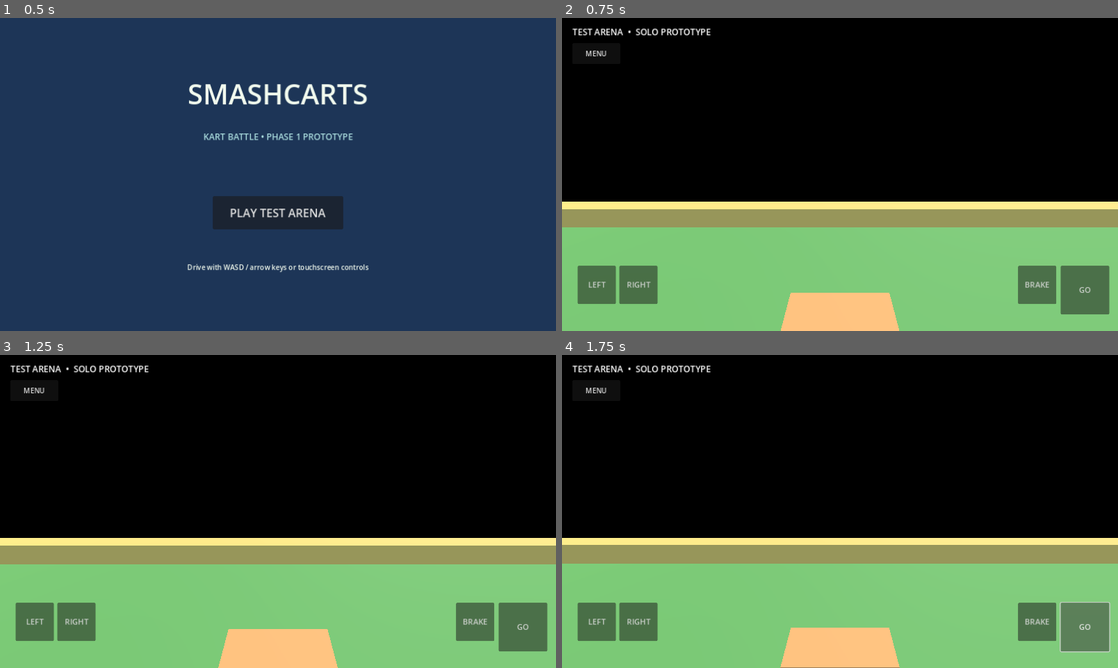
Above: before the commit, frames 1-4 (two rows, left to right).
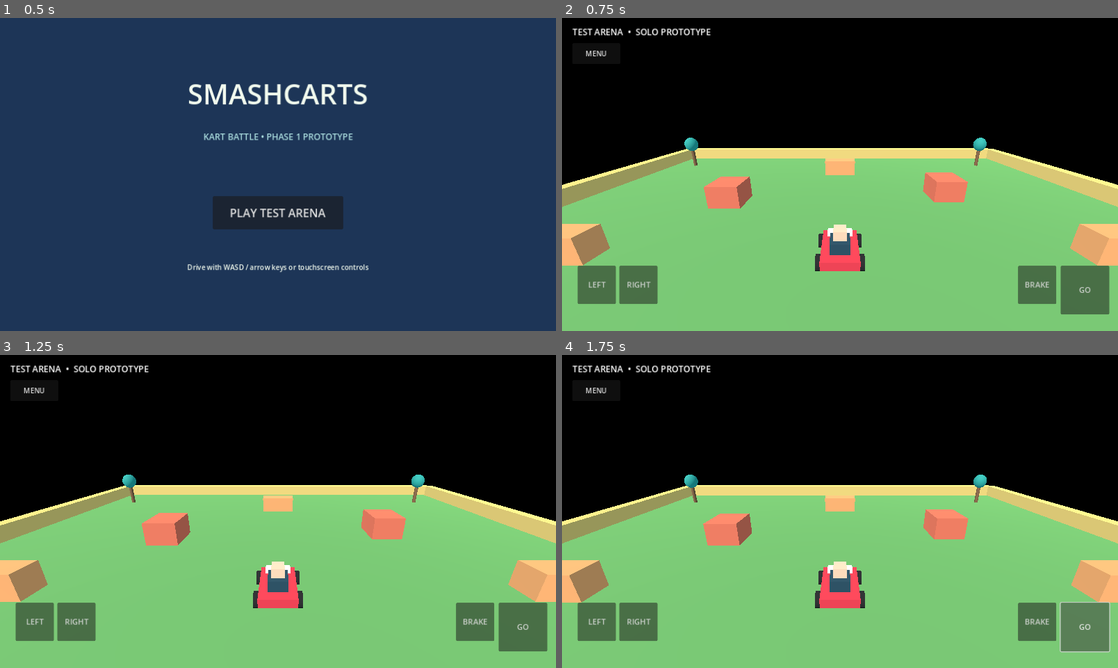
Above: after the commit, the same moments.

Repository: mohdsahil4969/smashcarts
Game: Godot game, scene res://scenes/main_menu.tscn
Two runs of this game, one before a commit and one after it. Both use one fixed random seed, a clock stepped at 60 frames per second and the inputs below.
Inputs:
- Up to frame 1 (0.5 s): no input
- Up to frame 2 (0.75 s): click "PLAY TEST ARENA" at 0.5 s
- Up to frame 3 (1.25 s): no input
- Up to frame 4 (1.75 s): click "GO" at 1.25 s

Frame 1 is identical in both runs. In frame 2, 28% of the frame differs, in the area x 0-100%, y 38-100%; in frame 3, 28%; in frame 4, 28%.

Commit message:
Fix third-person camera facing direction

Diff:
--- a/game/scripts/kart_controller.gd
+++ b/game/scripts/kart_controller.gd
@@ -107,7 +107,7 @@
     add_child(camera_pivot)
     var camera := Camera3D.new()
     camera.position = Vector3(0, 4.0, 8.5)
-    camera.rotation_degrees = Vector3(-18, 180, 0)
+    camera.rotation_degrees = Vector3(-18, 0, 0)
     camera.current = true
     camera.fov = 72
     camera_pivot.add_child(camera)
